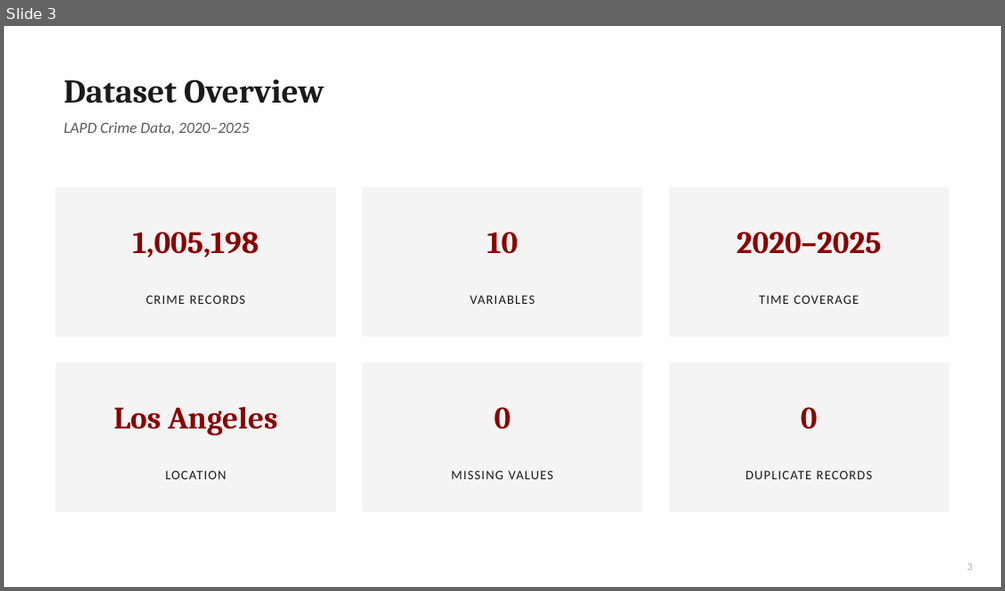
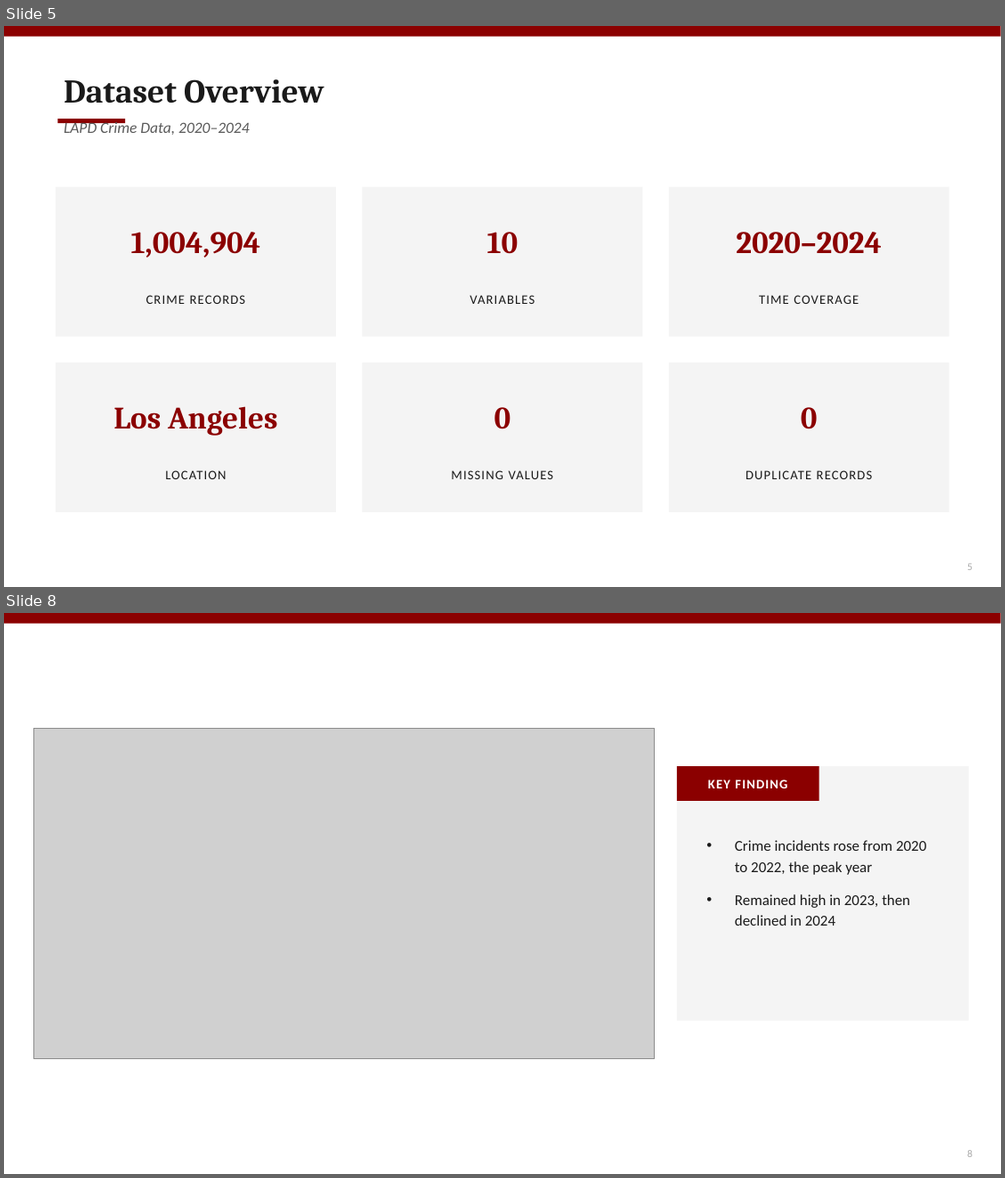
Before and after one commit to fatimaawachi/Analyzing-Crimes-in-LA-2020-2025-, a slide deck: Fatima_awachi_EDA_Project_Presentation.pptx. Shown one above the other, each under a label of ours: slide 3 before the commit, slides 5 and 8 after it; the slides between them are not shown. The pictures are 1005x591 and 1005x1178 pixels, drawn with LibreOffice and Linux fonts; fonts in the diff are those of the drawing; grey boxes stand for pictures. Boxes give left, top, right and bottom in pixels: in the first picture for what was removed or moved away, otherwise in the second. Text is boxed around its words. In the diff, an @@ line names an element or a change of style, - is before the commit and + after.

```diff
--- a/Fatima_awachi_EDA_Project_Presentation.pptx
+++ b/Fatima_awachi_EDA_Project_Presentation.pptx
@@ slide 8 added at box(4, 613, 1001, 1174), background #FFFFFF @@
@@ rectangle added at box(4, 613, 1001, 624), fill #8B0000 @@
@@ picture added at box(34, 728, 655, 1059) @@
@@ rectangle added at box(677, 766, 969, 1021), fill #F4F4F4 @@
@@ rectangle added at box(677, 766, 819, 801), fill #8B0000 @@
@@ text added at box(708, 779, 787, 788), 12.5 pt, text #FFFFFF, bold @@
+KEY FINDING
@@ text added at box(735, 840, 926, 925), 14.5 pt, text #1A1A1A @@
+• Crime incidents rose from 2020 to 2022, the peak year
+• Remained high in 2023, then declined in 2024
@@ text added at box(967, 1150, 972, 1157), 10 pt, text #AAAAAA @@
+8
@@ what was slide 3 is now slide 5 @@
@@ slide 5 changed as well @@
@@ rectangle added at box(4, 26, 1001, 37), fill #8B0000 @@
@@ rectangle added at box(57, 119, 125, 123), fill #8B0000 @@
@@ text at box(64, 120, 250, 135): text changed @@
-LAPD Crime Data, 2020–2025
+LAPD Crime Data, 2020–2024
@@ text at box(131, 232, 261, 257): text changed @@
-1,005,198
+1,004,904
@@ text at box(736, 232, 882, 254): text changed @@
-2020–2025
+2020–2024
```
Also in this commit, not shown: 9 other slides changed, 4 other slides added, 6 slides removed, 2 other files.
